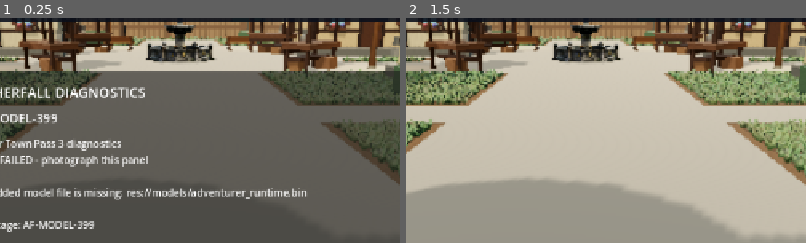
Above: before the commit, frames 1-2 (left to right).
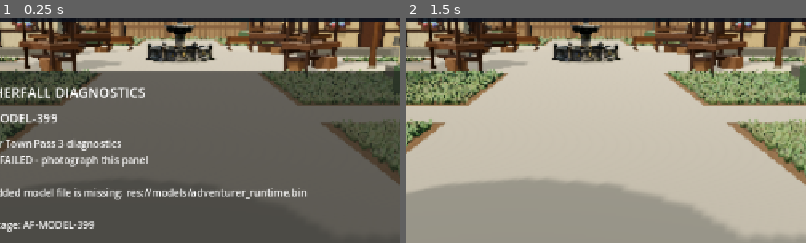
Above: after the commit, the same moments.

Repository: demetrecerrone-star/Aetherfall
Game: Godot game, scene res://starter_town.tscn
Same seed, same stepped clock (60 frames per second), same inputs: the game is played once before the commit and once after it.
Inputs:
- Up to frame 1 (0.25 s): no input
- Up to frame 2 (1.5 s): click "ERROR AF-MODEL-399" at 0.5 s; click "POSE: RELAX" at 1.25 s
The pictures show only the part of the screen within x 28-78%, y 18-68%; the shares and areas given below are measured in that part.

The runs differ from the first frame. In frame 1, 0.8% of the frame differs, in the area x 7-83%, y 3-12%; in frame 2, 0.8%.

Commit message:
Pass 4.2b phone feedback: lift market goods onto oak racks and remove isolated crates in grass

Diff:
--- a/cleanroom/starter_town.gd
+++ b/cleanroom/starter_town.gd
@@ -1192,18 +1192,36 @@
     stall.set_meta("support_post_positions", post_positions)
     stall.set_meta("facing_degrees", yaw)
     _add_camera_obstacle(position + Vector3(0, 1.0, 0), Vector3(2.75, 2.0, 2.75))
-    # Pass 4.2: these fit on the EXISTING solid counter, so no new barriers
-    # appear in the browsing ring. The original decorated crate placeholders
-    # are hidden by SceneryReplacement.place() above, not doubled.
+    # Pass 4.2b fixes the near-empty stalls seen on the real Android screen.
+    # The original y=1.18 stock was almost swallowed by the imported counter.
+    # A narrow raised oak merchandising rack makes the crates visible above
+    # the counter, WITHOUT blocking the browsing ring or changing stall physics.
+    var display := Node3D.new()
+    display.name = "RaisedMerchandiseRack"
+    stall.add_child(display)
+    var oak := Color("#6b4a31")
+    var trim := Color("#493222")
+    _box(display, "OakDisplayShelf", Vector3(2.23, 0.095, 0.86),
+        Vector3(0, 1.395, 0.15), oak, Vector3.ZERO, 0.95)
+    _box(display, "DisplayFrontLip", Vector3(2.25, 0.10, 0.070),
+        Vector3(0, 1.46, 0.555), trim)
+    _box(display, "DisplayBackLip", Vector3(2.25, 0.075, 0.070),
+        Vector3(0, 1.45, -0.255), trim)
+    for shelf_x in [-0.88, 0.88]:
+        _box(display, "ShelfSupport", Vector3(0.12, 0.33, 0.54),
+            Vector3(float(shelf_x), 1.18, 0.13), trim)
     var produce_stall := position.x < 0.0
     var first_asset := "FarmCrate_Apple" if produce_stall else "Crate_Wooden"
     var second_asset := "Crate_Wooden" if produce_stall else "FarmCrate_Apple"
     _add_market_counter_goods(stall, "CounterStock_Primary", first_asset,
-        Vector3(-0.52, 1.18, -0.06), Vector3(0.54, 0.43, 0.53))
+        Vector3(-0.72, 1.455, 0.09), Vector3(0.62, 0.55, 0.62))
     _add_market_counter_goods(stall, "CounterStock_Secondary", second_asset,
-        Vector3(0.49, 1.18, -0.09), Vector3(0.44, 0.35, 0.44))
-    stall.set_meta("market_wares_style", "curated_existing_quaternius_crates")
-    stall.set_meta("market_wares_expected", 2)
+        Vector3(0, 1.455, 0.10), Vector3(0.60, 0.52, 0.60))
+    _add_market_counter_goods(stall, "CounterStock_Third", first_asset,
+        Vector3(0.72, 1.455, 0.09), Vector3(0.62, 0.55, 0.62))
+    stall.set_meta("market_wares_style", "curated_raised_oak_merchandise_rack")
+    stall.set_meta("market_wares_expected", 3)
+    stall.set_meta("market_wares_shelf_height_m", 1.4425)
 
 
 func _add_market_counter_goods(stall: Node3D, label: String,
@@ -1218,29 +1236,6 @@
     goods.set_meta("model", asset)
     goods.set_meta("placement", "on_existing_solid_counter")
     goods.set_meta("no_extra_collision", true)
-
-
-func _add_existing_shop_stock(position: Vector3, shop_name: String,
-        asset: String) -> void:
-    # Carefully chosen side-of-building stock locations, NOT the front doors
-    # or the central marketplace. Each floor crate has a compact solid blocker.
-    var p := Vector2(position.x, position.z)
-    if _world_point_blocked(p):
-        push_warning("Shop stock location blocked; skipping: " + str(p))
-        return
-    var stock := Node3D.new()
-    stock.name = "ShopStock_%s" % shop_name
-    stock.position = position
-    add_child(stock)
-    if not SceneryReplacement.place(stock, asset, Vector3(0.70, 0.66, 0.70)):
-        push_error("AETHERFALL_SHOP_STOCK_MISSING: " + asset)
-        stock.queue_free()
-        return
-    stock.set_meta("model", asset)
-    stock.set_meta("stock_for", shop_name)
-    stock.set_meta("decoration_source", "existing_cc0_scenery_pack")
-    _add_circle_blocker(p, 0.37, PLAYER_WORLD_RADIUS + 0.025)
-    _add_camera_obstacle(position + Vector3(0, 0.34, 0), Vector3(0.74, 0.68, 0.74))
 
 
 func _add_bench(position: Vector3, yaw: float = 0.0) -> void:
@@ -1618,13 +1613,9 @@
     _add_barrel(Vector3(-15.75,0,8.25))
     _add_barrel(Vector3(15.20,0,8.10))
 
-    # Pass 4.2 deliberately REUSES the existing decor. Add only two grounded
-    # supply crates outside commercial side walls; do not duplicate barrels,
-    # trees, flowerbeds, benches, lanterns, or gate props.
-    _add_existing_shop_stock(Vector3(-15.90, 0.0, -7.60),
-        "Guild", "Crate_Wooden")
-    _add_existing_shop_stock(Vector3(15.65, 0.0, 9.65),
-        "GeneralGoods", "FarmCrate_Apple")
+    # Phone-test feedback: isolated new supply crates sat in thick grass.
+    # Retire these loose props until Pass 4.3 provides proper loading docks
+    # or wagon storage; existing barrels and house landscaping stay untouched.
 
     # Alternate broadleaf/mossy deciduous trees with taller, dark evergreens.
     # Extra pines along the wall bring scale variation and a valley silhouette.
